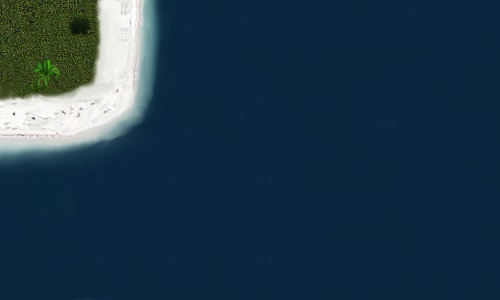
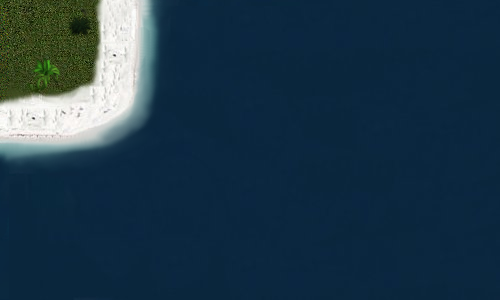
Layered file, before and after one edit (w=500, h=300). Changes by layer:
painted on "Background" over (x1=0, y1=0, x2=277, y2=274)
